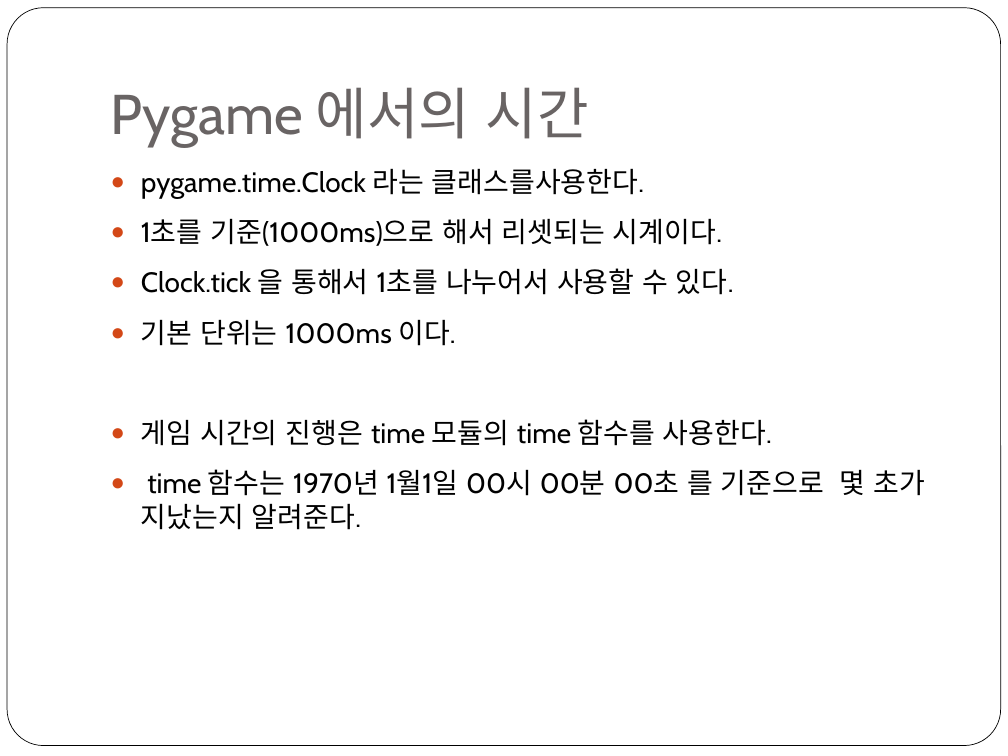
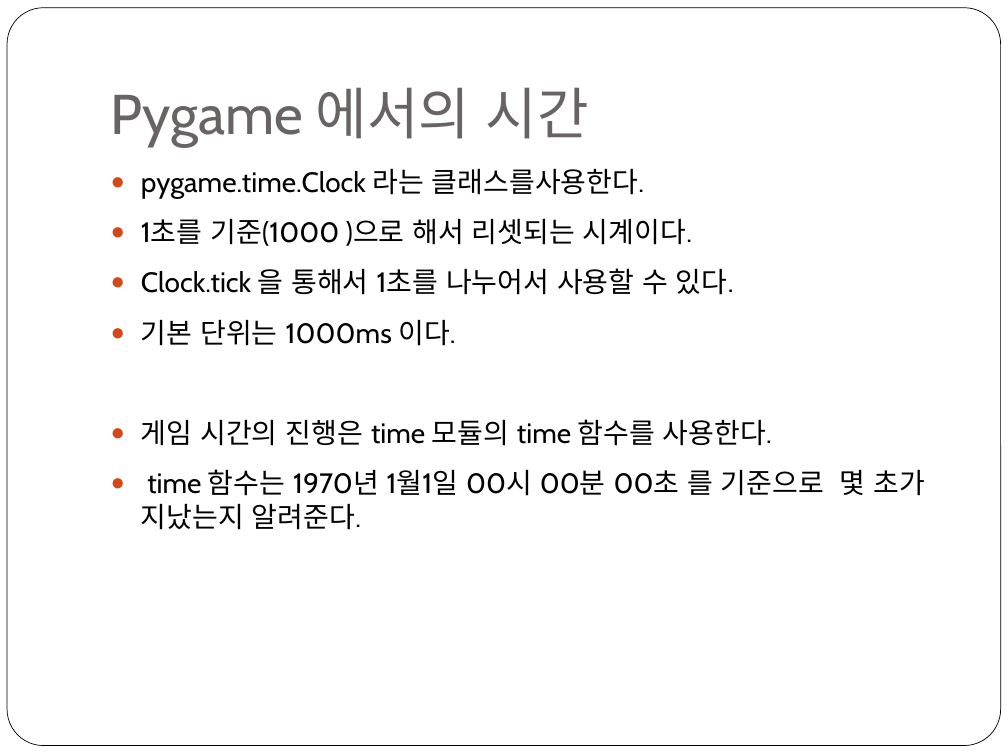
Before and after one commit to freshmea/weizman_python_class, a slide deck: slide 5 of textbook/파이썬2-4교시.pptx. Drawn at 1008x756 pixels with LibreOffice and Linux fonts; fonts in the diff are those of the drawing. Boxes give left, top, right and bottom in pixels: in the first picture for what was removed or moved away, otherwise in the second. Text is boxed around its words. In the diff, an @@ line names an element or a change of style, - is before the commit and + after.

```diff
--- a/textbook/파이썬2-4교시.pptx
+++ b/textbook/파이썬2-4교시.pptx
@@ text at (x1=141, y1=218, x2=692, y2=246): text changed @@
-● 1초를 기준(1000ms)으로 해서 리셋되는 시계이다.
+● 1초를 기준(1000 )으로 해서 리셋되는 시계이다.
```
Also in this commit, not shown: 1 other slide changed, 3 other files.
